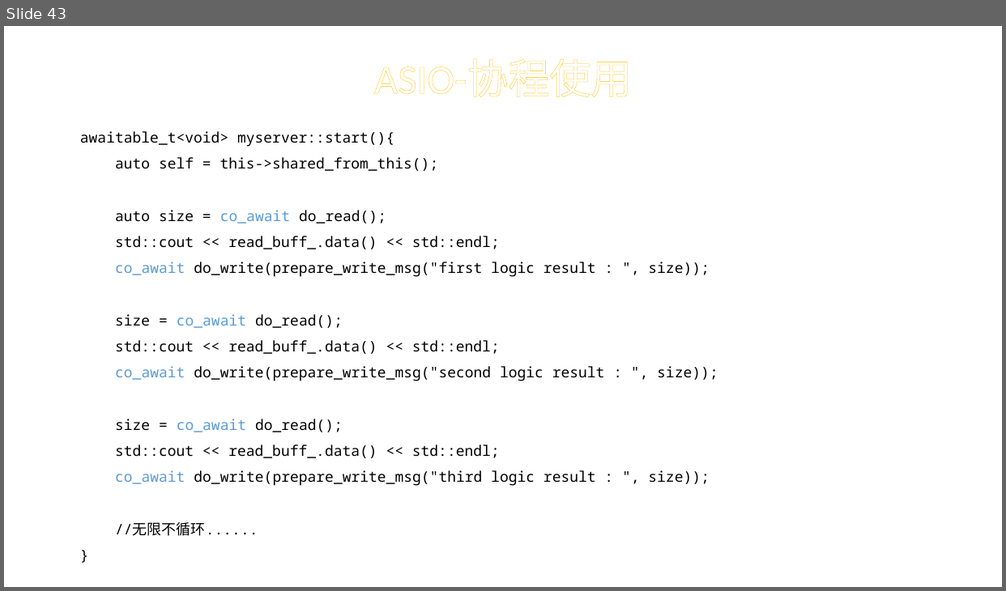
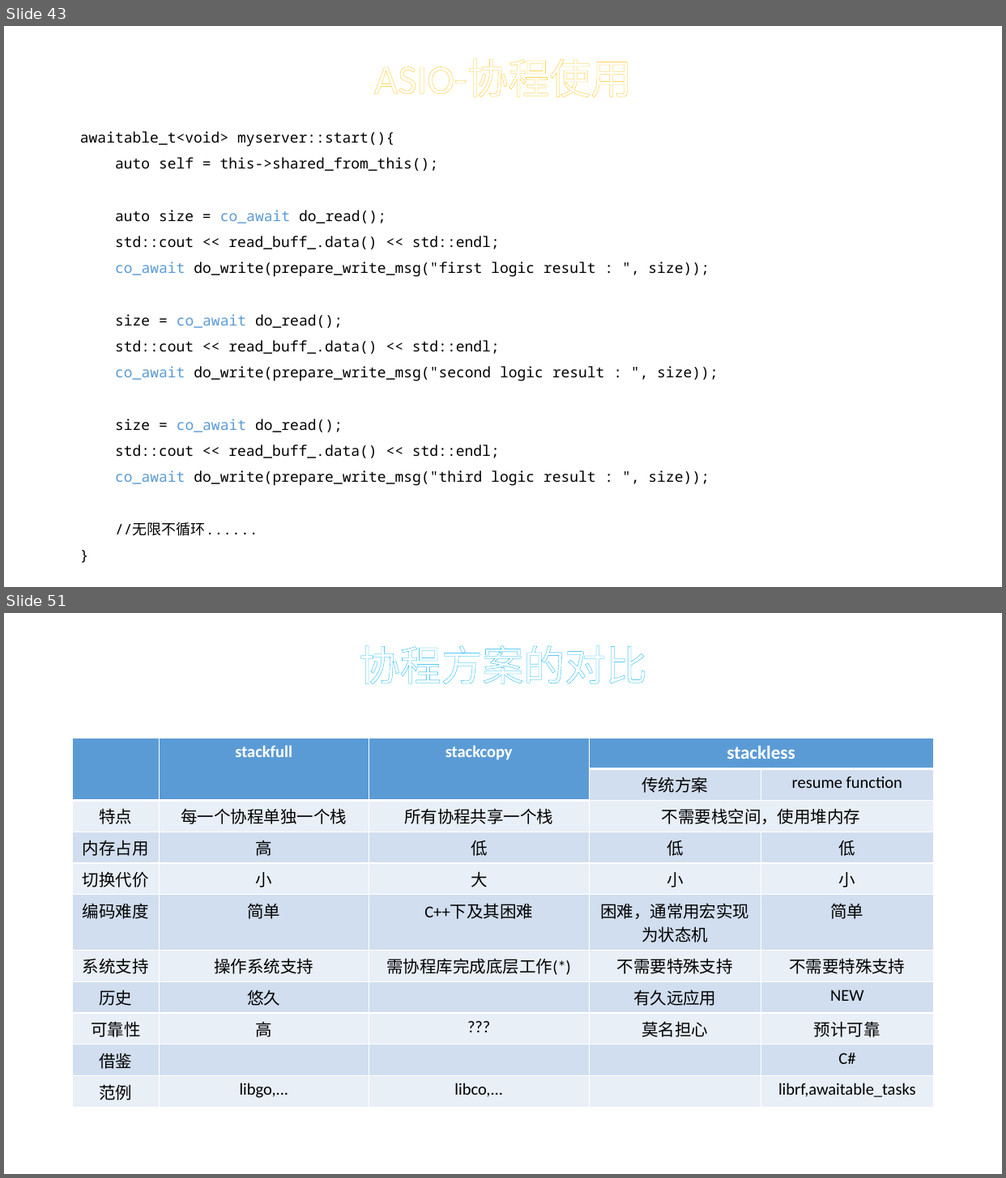
Before and after one commit to tearshark/resumef, a slide deck: Resumef实践.pptx. Shown one above the other, each under a label of ours: slide 43 before the commit, slides 43 and 51 after it; the slides between them are not shown. The pictures are 1006x591 and 1006x1178 pixels, drawn with LibreOffice and Linux fonts; fonts in the diff are those of the drawing. Boxes give left, top, right and bottom in pixels: in the first picture for what was removed or moved away, otherwise in the second. Text is boxed around its words. In the diff, an @@ line names an element or a change of style, - is before the commit and + after.

Commit message:
完成ppt

```diff
--- a/Resumef实践.pptx
+++ b/Resumef实践.pptx
@@ slide 51 added at (x1=4, y1=613, x2=1002, y2=1174), background #FFFFFF @@
@@ title added at (x1=359, y1=645, x2=647, y2=684), 39.6 pt, text #FFFFFF @@
+协程方案的对比
@@ table added at (x1=72, y1=738, x2=933, y2=1104), 11 rows, 5 columns @@
+ | stackfull | stackcopy | stackless | 
+ |  |  | 传统方案 | resume function
+特点 | 每一个协程单独一个栈 | 所有协程共享一个栈 | 不需要栈空间，使用堆内存 | 
+内存占用 | 高 | 低 | 低 | 低
+切换代价 | 小 | 大 | 小 | 小
+编码难度 | 简单 | C++下及其困难 | 困难，通常用宏实现为状态机 | 简单
+系统支持 | 操作系统支持 | 需协程库完成底层工作(*) | 不需要特殊支持 | 不需要特殊支持
+历史 | 悠久 |  | 有久远应用 | NEW
+可靠性 | 高 | ??? | 莫名担心 | 预计可靠
+借鉴 |  |  |  | C#
+范例 | libgo,... | libco,... |  | librf,awaitable_tasks
```
Also in this commit, not shown: 10 other slides added, 1 other file.
